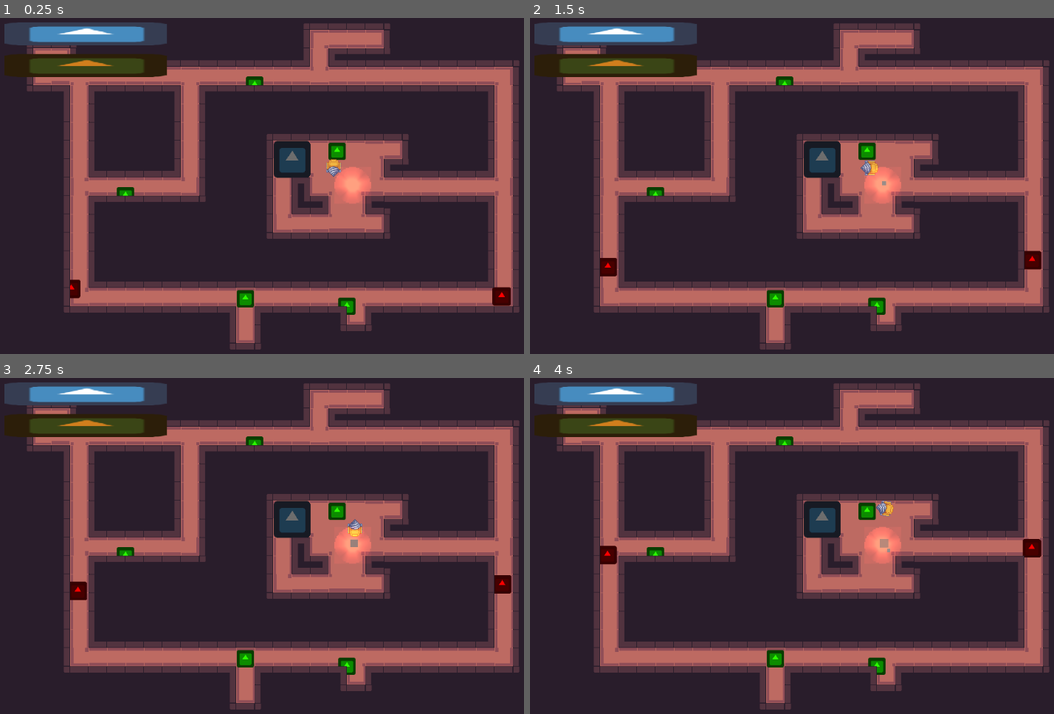
Above: before the commit, frames 1-4 (two rows, left to right).
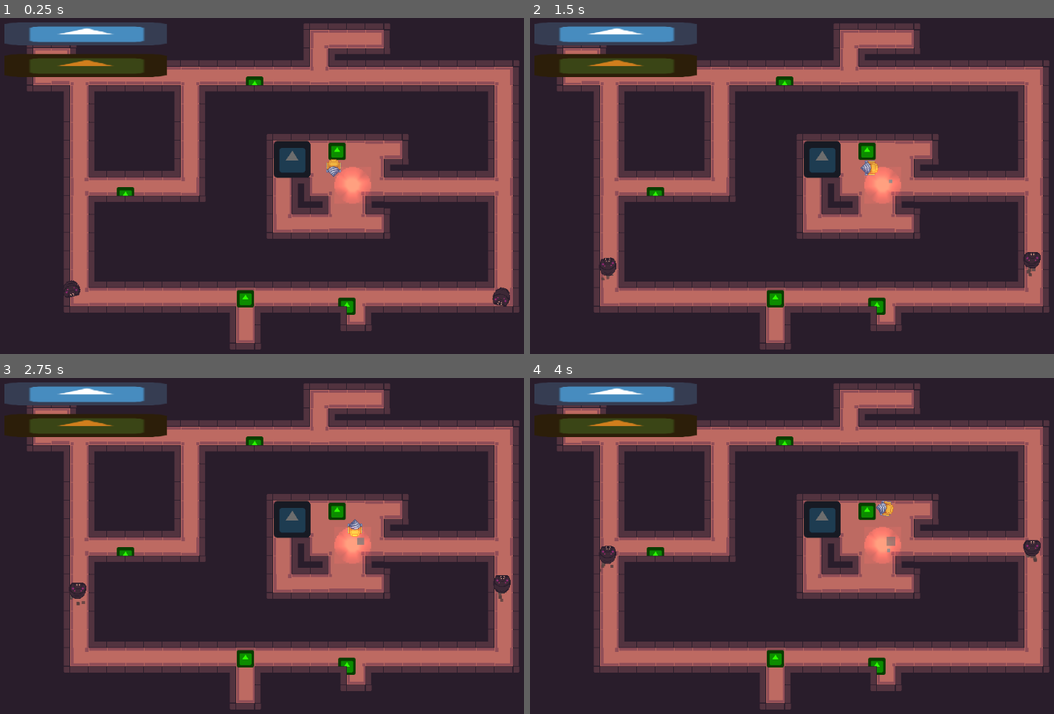
Above: after the commit, the same moments.

Repository: LaTu-Jams/LD54
Game: Godot game, scene res://scenes/Main.tscn
Same seed, same stepped clock (60 frames per second), same inputs: the game is played once before the commit and once after it. The engine's default icon, where the game draws it, is replaced by a stand-in: a white triangle on a blue panel in a dark square.
Inputs:
- Up to frame 1 (0.25 s): no input
- Up to frame 2 (1.5 s): hold D (turn_right) 0.53-1.28 s; hold Space (Mine) 0.53-1.28 s; hold S (move_backward) from 1.28 s (still down); tap Space (Mine) at 1.35 s
- Up to frame 3 (2.75 s): release S (move_backward) at 2.03 s; hold D (turn_right) from 2.03 s (still down); hold Space (Mine) from 2.03 s (still down)
- Up to frame 4 (4 s): release D (turn_right) at 2.78 s; release Space (Mine) at 2.78 s; hold W (move_forward) 2.78-3.53 s; tap Space (Mine) at 2.85 s; hold A (turn_left) from 3.53 s (still down); hold Space (Mine) from 3.53 s (still down)

The runs differ from the first frame. In frame 1, 0.3% of the frame differs, in the area x 12-98%, y 77-86%; in frame 2, 0.4%; in frame 3, 0.5%; in frame 4, 0.5%, in the area x 13-98%, y 47-58%.

Commit message:
Add enemy animations

Diff:
--- /dev/null
+++ b/animations/enemy/idle.tres
@@ -0,0 +1,18 @@
+[gd_resource type="Animation" format=2]
+
+[resource]
+resource_name = "idle"
+length = 0.8
+loop = true
+tracks/0/type = "value"
+tracks/0/path = NodePath("Sprite:frame")
+tracks/0/interp = 1
+tracks/0/loop_wrap = true
+tracks/0/imported = false
+tracks/0/enabled = true
+tracks/0/keys = {
+"times": PoolRealArray( 0, 0.4 ),
+"transitions": PoolRealArray( 1, 1 ),
+"update": 1,
+"values": [ 0, 1 ]
+}
--- /dev/null
+++ b/animations/enemy/move.tres
@@ -0,0 +1,18 @@
+[gd_resource type="Animation" format=2]
+
+[resource]
+resource_name = "move"
+length = 0.5
+loop = true
+tracks/0/type = "value"
+tracks/0/path = NodePath("Sprite:frame")
+tracks/0/interp = 1
+tracks/0/loop_wrap = true
+tracks/0/imported = false
+tracks/0/enabled = true
+tracks/0/keys = {
+"times": PoolRealArray( 0, 0.1, 0.2, 0.3, 0.4 ),
+"transitions": PoolRealArray( 1, 1, 1, 1, 1 ),
+"update": 1,
+"values": [ 0, 1, 2, 3, 4 ]
+}
--- a/scenes/Enemy.tscn
+++ b/scenes/Enemy.tscn
@@ -1,13 +1,38 @@
-[gd_scene load_steps=5 format=2]
+[gd_scene load_steps=10 format=2]
 
 [ext_resource path="res://scripts/Enemy.gd" type="Script" id=1]
-[ext_resource path="res://icon.png" type="Texture" id=2]
+[ext_resource path="res://gfx/enemy.png" type="Texture" id=2]
+[ext_resource path="res://animations/enemy/idle.tres" type="Animation" id=3]
+[ext_resource path="res://animations/enemy/move.tres" type="Animation" id=4]
+
+[sub_resource type="Curve" id=4]
+max_value = 6.0
+_data = [ Vector2( 0, 0 ), 0.0, 9.49965, 0, 0, Vector2( 0.321782, 5.70682 ), 3.34481, 3.34481, 0, 0, Vector2( 1, 4.88864 ), 0.0, 0.0, 0, 0 ]
+
+[sub_resource type="Gradient" id=5]
+offsets = PoolRealArray( 0, 0.184358, 0.698324, 1 )
+colors = PoolColorArray( 0, 0, 0, 1, 0.417969, 0.341577, 0.331436, 1, 0.301961, 0.227451, 0.227451, 0.784314, 0.317647, 0.243137, 0.243137, 0.694118 )
+
+[sub_resource type="Animation" id=3]
+length = 0.001
+tracks/0/type = "value"
+tracks/0/path = NodePath("Sprite:frame")
+tracks/0/interp = 1
+tracks/0/loop_wrap = true
+tracks/0/imported = false
+tracks/0/enabled = true
+tracks/0/keys = {
+"times": PoolRealArray( 0 ),
+"transitions": PoolRealArray( 1 ),
+"update": 0,
+"values": [ 0 ]
+}
 
 [sub_resource type="CircleShape2D" id=1]
 radius = 15.0
 
 [sub_resource type="CircleShape2D" id=2]
-radius = 19.0263
+radius = 18.0
 
 [node name="Enemy" type="KinematicBody2D" groups=["enemy"]]
 position = Vector2( 146, 113 )
@@ -15,10 +40,27 @@
 collision_mask = 0
 script = ExtResource( 1 )
 
+[node name="TrailPartcile" type="CPUParticles2D" parent="."]
+position = Vector2( 0, -10 )
+z_index = 1
+emitting = false
+emission_shape = 2
+emission_rect_extents = Vector2( 10, 4 )
+spread = 120.0
+gravity = Vector2( 0, -25 )
+initial_velocity = 5.0
+scale_amount_curve = SubResource( 4 )
+color_ramp = SubResource( 5 )
+
+[node name="AnimationPlayer" type="AnimationPlayer" parent="."]
+anims/RESET = SubResource( 3 )
+anims/idle = ExtResource( 3 )
+anims/move = ExtResource( 4 )
+
 [node name="Sprite" type="Sprite" parent="."]
-modulate = Color( 1, 0, 0, 1 )
-scale = Vector2( 0.5, 0.5 )
+z_index = 5
 texture = ExtResource( 2 )
+hframes = 5
 
 [node name="CollisionShape2D" type="CollisionShape2D" parent="."]
 shape = SubResource( 1 )
--- a/scripts/Enemy.gd
+++ b/scripts/Enemy.gd
@@ -2,20 +2,50 @@
 class_name Enemy
 
 onready var agent := $NavigationAgent2D
-
+onready var animation_player := $AnimationPlayer
+onready var trail_particle := $TrailPartcile
 signal reached_destination
 
 export var speed = 50
 var waiting := false
+var rotating_time = 0.5
 
 
 func _physics_process(delta):
 	if agent.is_navigation_finished() and not waiting:
 		waiting = true
-		yield(get_tree().create_timer(1), "timeout")
+		trail_particle.emitting = false
+		animation_player.advance(0)
+		animation_player.play("idle")
+
+		yield(get_tree().create_timer(2), "timeout")
 		emit_signal("reached_destination", self)
 	elif not agent.is_navigation_finished():
+
+		if animation_player.current_animation != "move":
+			animation_player.advance(0)
+			animation_player.play("move")
+			trail_particle.emitting = true
+
 		var direction = global_position.direction_to(agent.get_next_location())
+		var rotation := 0.0
+		# LEFT
+		if direction.x < 0 and abs(direction.x) > abs(direction.y):
+			rotation = 90
+		# RIGHT
+		elif direction.x > 0 and abs(direction.x) > abs(direction.y):
+			rotation = -90
+		# UP
+		elif direction.y < 0 and abs(direction.y) > abs(direction.x):
+			rotation = 180
+		# DOWN
+		elif direction.y > 0 and abs(direction.y) > abs(direction.x):
+			rotation = 0
+
+		if rotation_degrees != rotation:
+			var tween = get_tree().create_tween()
+			tween.tween_property(self, "rotation_degrees", rotation, rotating_time)
+
 		var velocity = direction * speed
 		move_and_slide(velocity)
 
Binary file added: gfx/enemy.aseprite
Binary file added: gfx/enemy.png
Not shown, added: gfx/enemy.png.import
